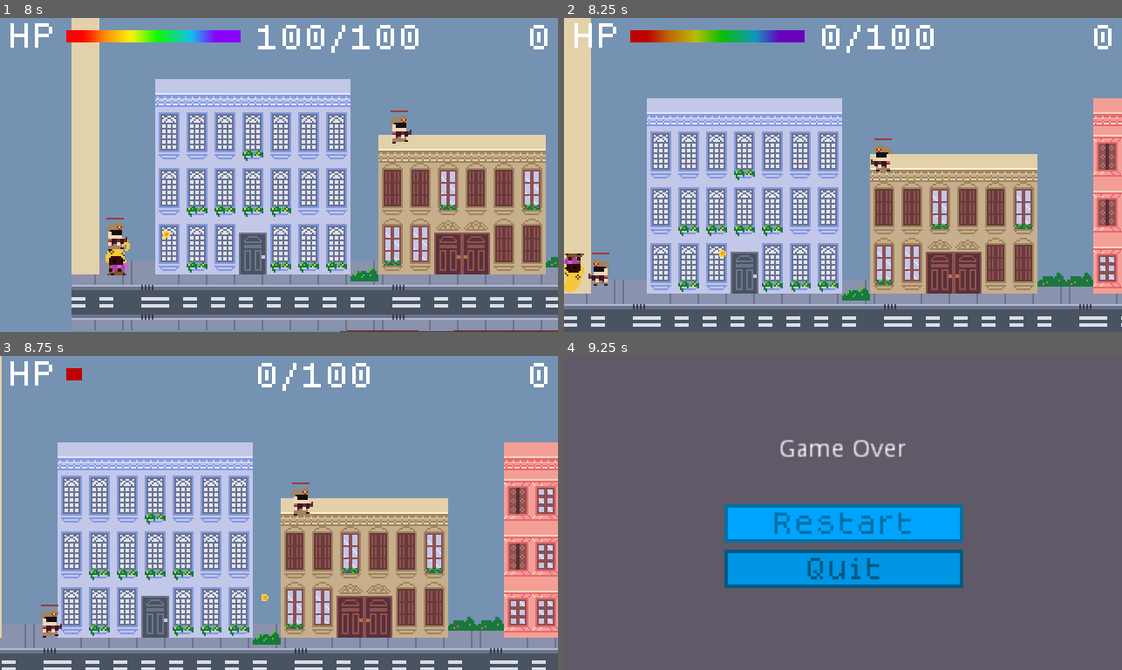
Above: before the commit, frames 1-4 (two rows, left to right).
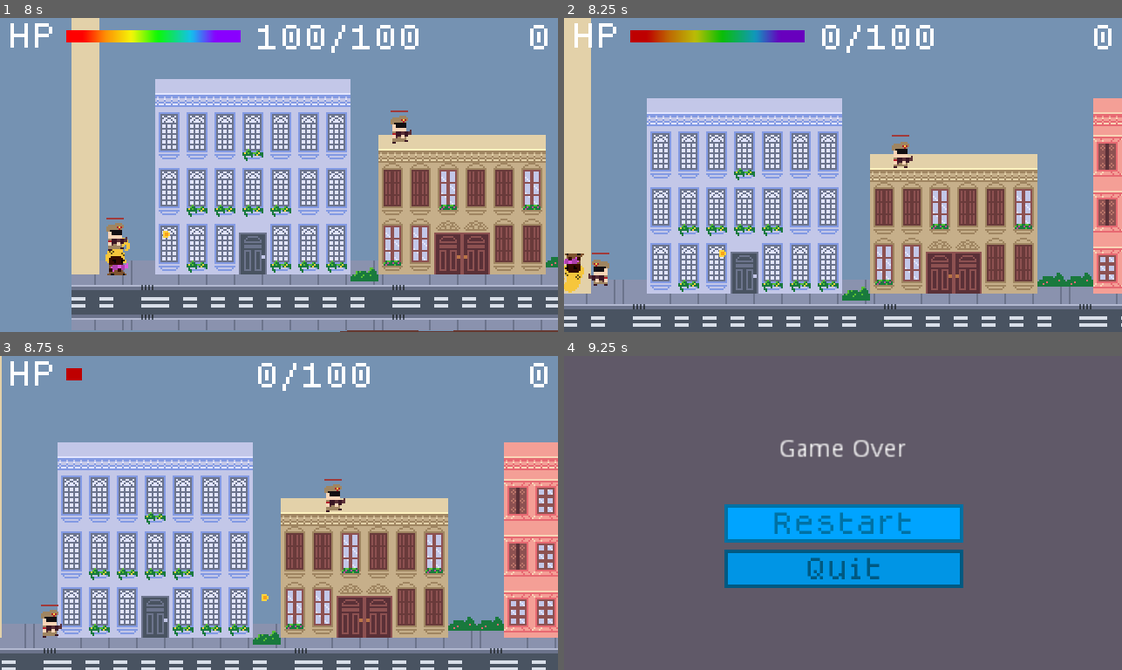
Above: after the commit, the same moments.

Repository: hamiltonromualdo/bring-ur-glam
Game: Godot game, scene res://src/UserInterface/TitleScreen.tscn
Same seed, same stepped clock (60 frames per second), same inputs: the game is played once before the commit and once after it. Sound files missing from this copy of the repository are replaced by a short silence.
Inputs (mouse positions are in pixels of both pictures, inside the frame that each line leads up to):
- Up to frame 1 (8 s): tap Enter at 0.5 s; move the mouse to (401, 159) at 0.52 s; hold Right (ui_right) 0.53-2.03 s; tap Space at 1.25 s; move the mouse to (167, 190) at 1.27 s; move the mouse to (334, 105) at 2.02 s; hold Left (ui_left) 2.03-2.78 s; move the mouse to (251, 237) at 2.77 s; hold Right (ui_right) 2.78-4.28 s; move the mouse to (446, 222) at 3.52 s; move the mouse to (111, 127) at 4.27 s; hold Left (ui_left) 4.28-5.03 s; move the mouse to (306, 175) at 5.02 s; hold Right (ui_right) 5.03-5.78 s; move the mouse to (195, 96) at 5.77 s; hold Left (ui_left) 5.78-6.5 s; click "Play" at 6.5 s; click "Play" at 7.25 s
- Up to frame 2 (8.25 s): move the mouse to (965, 159) at 8.02 s; hold Left (ui_left) from 8.03 s (still down)
- Up to frame 3 (8.75 s): keep holding Left (ui_left)
- Up to frame 4 (9.25 s): move the mouse to (731, 528) at 8.77 s; release Left (ui_left) at 8.78 s; hold Right (ui_right) from 8.78 s (still down)

Frame 1 is identical in both runs. In frame 2, 0.4% of the frame differs, in the area x 55-63%, y 37-49%; in frame 3, 0.4%, in the area x 52-62%, y 39-51%; in frame 4, nothing differs.

Commit message:
Adjusting collision box on roof tiles

Diff:
--- a/bring_ur_glam/assets/tiles/buildings.tres
+++ b/bring_ur_glam/assets/tiles/buildings.tres
@@ -7,7 +7,7 @@
 
 [sub_resource type="RectangleShape2D" id=1]
 resource_local_to_scene = true
-extents = Vector2( 8, 3 )
+extents = Vector2( 8, 4 )
 
 [resource]
 0/name = "0-Block-Brown"
@@ -116,8 +116,8 @@
 7/tile_mode = 0
 7/occluder_offset = Vector2( 8, 8 )
 7/navigation_offset = Vector2( 8, 8 )
-7/shape_offset = Vector2( 8, 13 )
-7/shape_transform = Transform2D( 1, 0, 0, 1, 8, 13 )
+7/shape_offset = Vector2( 8, 12 )
+7/shape_transform = Transform2D( 1, 0, 0, 1, 8, 12 )
 7/shape = SubResource( 1 )
 7/shape_one_way = true
 7/shape_one_way_margin = 1.0
@@ -126,7 +126,7 @@
 "one_way": true,
 "one_way_margin": 1.0,
 "shape": SubResource( 1 ),
-"shape_transform": Transform2D( 1, 0, 0, 1, 8, 13 )
+"shape_transform": Transform2D( 1, 0, 0, 1, 8, 12 )
 } ]
 7/z_index = 0
 8/name = "Brown-2"
@@ -424,8 +424,8 @@
 27/tile_mode = 0
 27/occluder_offset = Vector2( 8, 8 )
 27/navigation_offset = Vector2( 8, 8 )
-27/shape_offset = Vector2( 8, 13 )
-27/shape_transform = Transform2D( 1, 0, 0, 1, 8, 13 )
+27/shape_offset = Vector2( 8, 12 )
+27/shape_transform = Transform2D( 1, 0, 0, 1, 8, 12 )
 27/shape = SubResource( 1 )
 27/shape_one_way = true
 27/shape_one_way_margin = 1.0
@@ -434,7 +434,7 @@
 "one_way": true,
 "one_way_margin": 1.0,
 "shape": SubResource( 1 ),
-"shape_transform": Transform2D( 1, 0, 0, 1, 8, 13 )
+"shape_transform": Transform2D( 1, 0, 0, 1, 8, 12 )
 } ]
 27/z_index = 0
 28/name = "Purple-2"
@@ -732,8 +732,8 @@
 47/tile_mode = 0
 47/occluder_offset = Vector2( 8, 8 )
 47/navigation_offset = Vector2( 8, 8 )
-47/shape_offset = Vector2( 8, 13 )
-47/shape_transform = Transform2D( 1, 0, 0, 1, 8, 13 )
+47/shape_offset = Vector2( 8, 12 )
+47/shape_transform = Transform2D( 1, 0, 0, 1, 8, 12 )
 47/shape = SubResource( 1 )
 47/shape_one_way = true
 47/shape_one_way_margin = 1.0
@@ -742,7 +742,7 @@
 "one_way": true,
 "one_way_margin": 1.0,
 "shape": SubResource( 1 ),
-"shape_transform": Transform2D( 1, 0, 0, 1, 8, 13 )
+"shape_transform": Transform2D( 1, 0, 0, 1, 8, 12 )
 } ]
 47/z_index = 0
 48/name = "Red-2"
@@ -1033,8 +1033,8 @@
 67/tile_mode = 0
 67/occluder_offset = Vector2( 8, 8 )
 67/navigation_offset = Vector2( 8, 8 )
-67/shape_offset = Vector2( 8, 13 )
-67/shape_transform = Transform2D( 1, 0, 0, 1, 8, 13 )
+67/shape_offset = Vector2( 8, 12 )
+67/shape_transform = Transform2D( 1, 0, 0, 1, 8, 12 )
 67/shape = SubResource( 1 )
 67/shape_one_way = true
 67/shape_one_way_margin = 1.0
@@ -1043,7 +1043,7 @@
 "one_way": true,
 "one_way_margin": 1.0,
 "shape": SubResource( 1 ),
-"shape_transform": Transform2D( 1, 0, 0, 1, 8, 13 )
+"shape_transform": Transform2D( 1, 0, 0, 1, 8, 12 )
 } ]
 67/z_index = 0
 68/name = "Grey-2"
@@ -1362,8 +1362,8 @@
 87/tile_mode = 0
 87/occluder_offset = Vector2( 8, 8 )
 87/navigation_offset = Vector2( 8, 8 )
-87/shape_offset = Vector2( 8, 13 )
-87/shape_transform = Transform2D( 1, 0, 0, 1, 8, 13 )
+87/shape_offset = Vector2( 8, 12 )
+87/shape_transform = Transform2D( 1, 0, 0, 1, 8, 12 )
 87/shape = SubResource( 1 )
 87/shape_one_way = true
 87/shape_one_way_margin = 1.0
@@ -1372,7 +1372,7 @@
 "one_way": true,
 "one_way_margin": 1.0,
 "shape": SubResource( 1 ),
-"shape_transform": Transform2D( 1, 0, 0, 1, 8, 13 )
+"shape_transform": Transform2D( 1, 0, 0, 1, 8, 12 )
 } ]
 87/z_index = 0
 88/name = "Green-2"
--- a/bring_ur_glam/src/Levels/BuildingsTileSet.tscn
+++ b/bring_ur_glam/src/Levels/BuildingsTileSet.tscn
@@ -4,7 +4,7 @@
 
 [sub_resource type="RectangleShape2D" id=1]
 resource_local_to_scene = true
-extents = Vector2( 8, 3 )
+extents = Vector2( 8, 4 )
 
 [sub_resource type="RectangleShape2D" id=2]
 extents = Vector2( 8, 3 )
@@ -62,7 +62,7 @@
 [node name="StaticBody2D" type="StaticBody2D" parent="Brown-1"]
 
 [node name="CollisionShape2D" type="CollisionShape2D" parent="Brown-1/StaticBody2D"]
-position = Vector2( 0, 5 )
+position = Vector2( 0, 4 )
 shape = SubResource( 1 )
 one_way_collision = true
 
@@ -210,7 +210,7 @@
 [node name="StaticBody2D" type="StaticBody2D" parent="Purple-1"]
 
 [node name="CollisionShape2D" type="CollisionShape2D" parent="Purple-1/StaticBody2D"]
-position = Vector2( 0, 5 )
+position = Vector2( 0, 4 )
 shape = SubResource( 1 )
 one_way_collision = true
 
@@ -358,7 +358,7 @@
 [node name="StaticBody2D" type="StaticBody2D" parent="Red-1"]
 
 [node name="CollisionShape2D" type="CollisionShape2D" parent="Red-1/StaticBody2D"]
-position = Vector2( 0, 5 )
+position = Vector2( 0, 4 )
 shape = SubResource( 1 )
 one_way_collision = true
 
@@ -499,7 +499,7 @@
 [node name="StaticBody2D" type="StaticBody2D" parent="Grey-1"]
 
 [node name="CollisionShape2D" type="CollisionShape2D" parent="Grey-1/StaticBody2D"]
-position = Vector2( 0, 5 )
+position = Vector2( 0, 4 )
 shape = SubResource( 1 )
 one_way_collision = true
 
@@ -668,7 +668,7 @@
 [node name="StaticBody2D" type="StaticBody2D" parent="Green-1"]
 
 [node name="CollisionShape2D" type="CollisionShape2D" parent="Green-1/StaticBody2D"]
-position = Vector2( 0, 5 )
+position = Vector2( 0, 4 )
 shape = SubResource( 1 )
 one_way_collision = true
 
